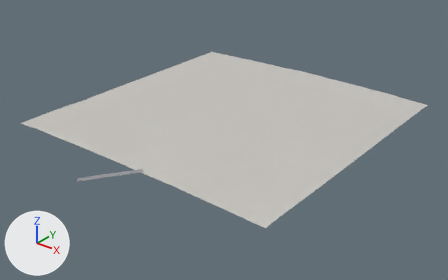
The glTF model game/world/tile_0_-8.glb, before and after one commit.
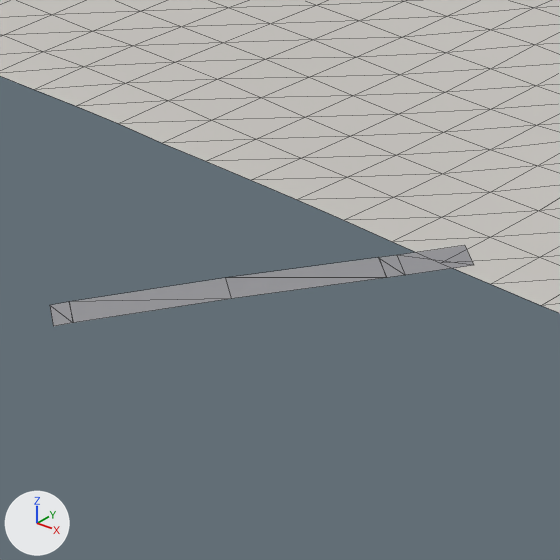
There are two pictures of each version: one whole from a 50 mm camera at (439.0, 1522.0, 223.0) aimed at (137.0, 1899.0, -11.0), one close up on the part from 15% to 35% of the width and 46% to 78% of the height. Every picture has the same lights, and +X, +Y and +Z are marked at lower left. The older version's two pictures come first. The close-ups show mesh edges as thin lines. Where no turn or scale is listed for an object, it has been applied to the vertices.

The first close-up shows 'roads', 'terrain'.
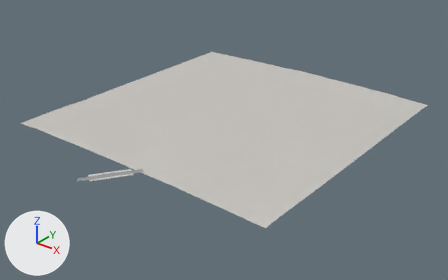
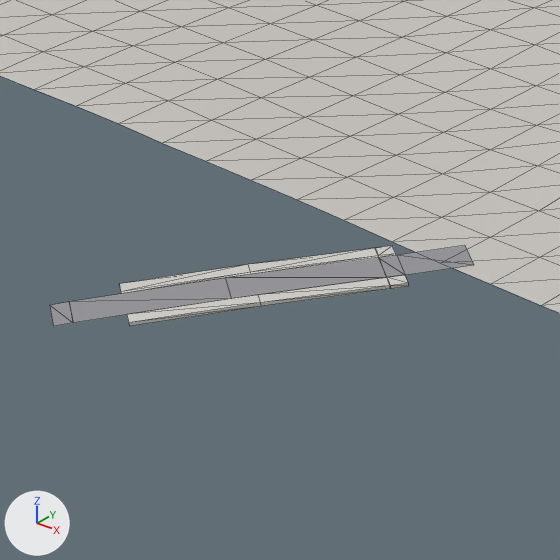
What differs and where, as boxes (x1, y1, x2, y2) in the close-ups (560 x 560 px):
'sidewalks', added
    after: (119, 246, 408, 326)

Patch to the scene script:
```diff
--- a/game/world/tile_0_-8.glb.py
+++ b/game/world/tile_0_-8.glb.py
@@ me_sidewalks @@
+me_sidewalks.from_pydata(...)  # 40 vertices, 36 faces; spans x 119.7..144.8, y 1760.1..1791.1, z 5.9..6.6
+me_sidewalks.materials.append(mat_defaultmaterial_001)
@@ ob_sidewalks @@
+ob_sidewalks = bpy.data.objects.new('sidewalks', me_sidewalks)
+ob_sidewalks.location = (0.0, 0.0, 0.0)
```
